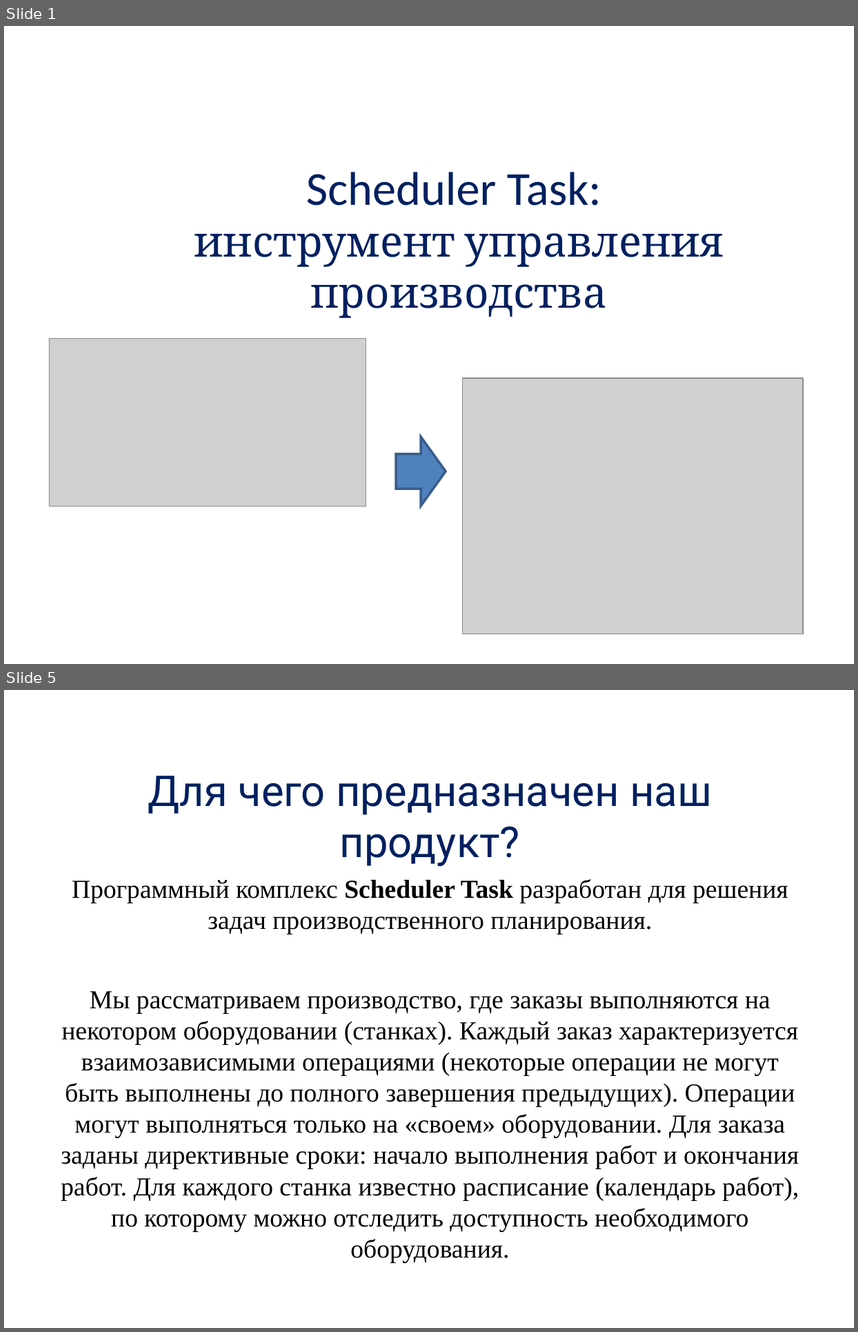
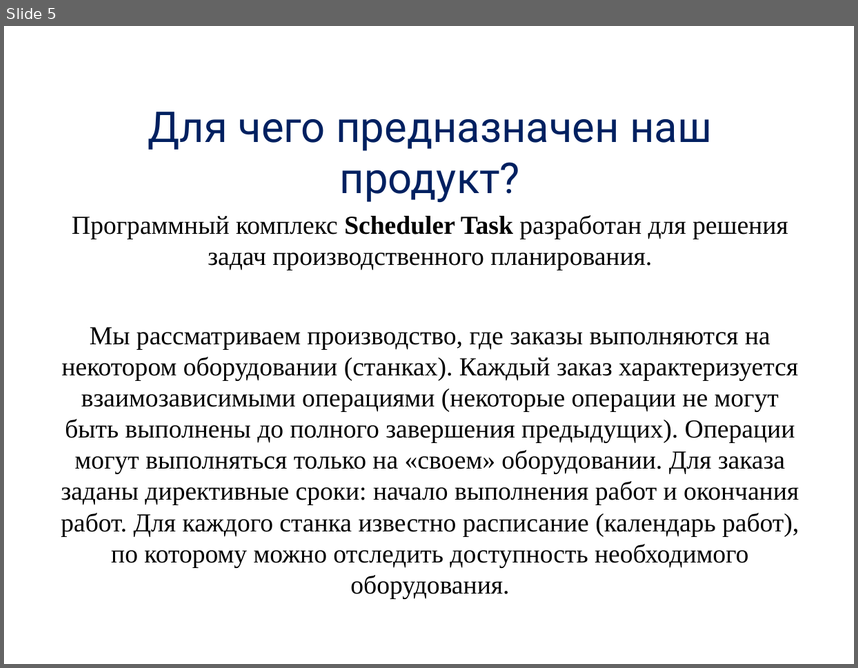
Before and after one commit to alexdegtev/SchedulerTask, a slide deck: Docs/presentation.ppt. Shown one above the other, each under a label of ours: slides 1 and 5 before the commit, slide 5 after it; the slides between them are not shown. The pictures are 858x1332 and 858x668 pixels, drawn with LibreOffice and Linux fonts; fonts in the diff are those of the drawing; grey boxes stand for pictures; background and template pictures are left out. Boxes give left, top, right and bottom in pixels: in the first picture for what was removed or moved away, otherwise in the second. Text is boxed around its words. In the diff, an @@ line names an element or a change of style, - is before the commit and + after.

```diff
--- a/Docs/presentation.ppt
+++ b/Docs/presentation.ppt
@@ slide 1 removed at (4,26,854,664), background picture (left out) @@
@@ title removed at (194,172,724,318) @@
-Scheduler Task:
-инструмент управления производства
@@ picture removed at (49,338,366,506) @@
@@ picture removed at (462,378,803,634) @@
@@ right arrow removed at (396,437,446,506) @@
```
Also in this commit, not shown: 7 slides changed, 1 slide added, 25 other files.
